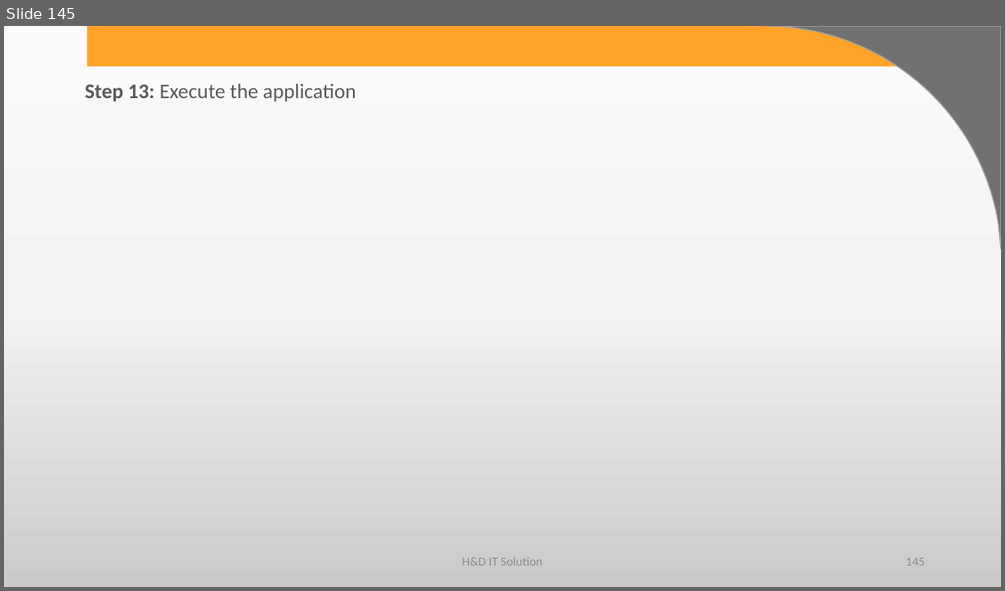
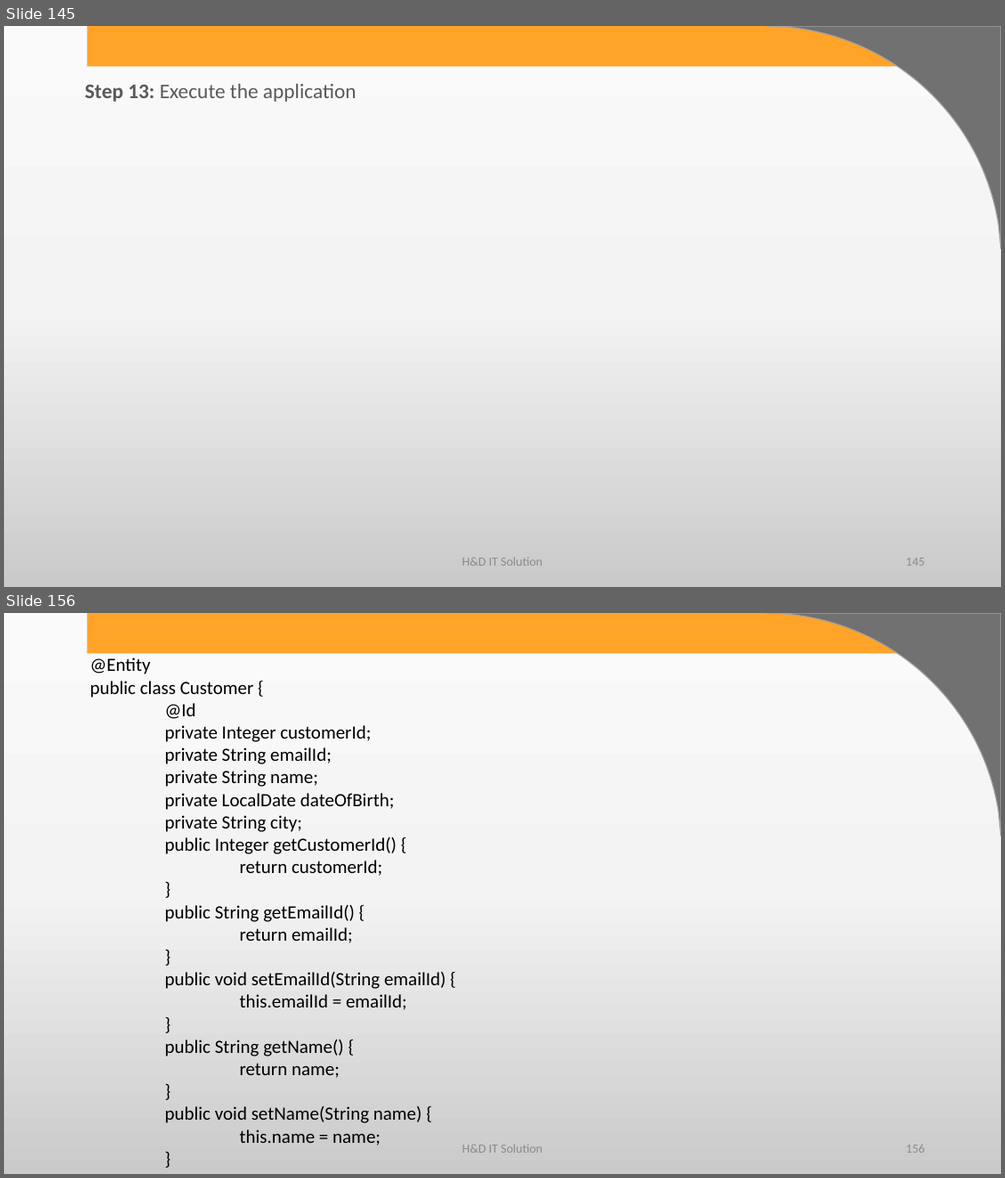
Before and after one commit to harshadasawant/spring_boot1, a slide deck: infinite/src/main/ppt/Persistence Layer using Spring Boot.pptx. Shown one above the other, each under a label of ours: slide 145 before the commit, slides 145 and 156 after it; the slides between them are not shown. The pictures are 1005x591 and 1005x1178 pixels, drawn with LibreOffice and Linux fonts; fonts in the diff are those of the drawing; background and template pictures are left out. Boxes give left, top, right and bottom in pixels: in the first picture for what was removed or moved away, otherwise in the second. Text is boxed around its words. In the diff, an @@ line names an element or a change of style, - is before the commit and + after.

```diff
--- a/infinite/src/main/ppt/Persistence Layer using Spring Boot.pptx
+++ b/infinite/src/main/ppt/Persistence Layer using Spring Boot.pptx
@@ slide 156 added at <box>4,613,1001,1174</box>, background gradient #FBFBFB to #F4F4F4 to #CBCBCB; not listed: 2 template elements that a slide beside it also shows @@
@@ text added at <box>90,657,446,1145</box>, 18 pt, text #000000 @@
+@Entity
+public class Customer {
+@Id
+private Integer customerId;
+private String emailId;
+private String name;
+private LocalDate dateOfBirth;
+private String city;
+public Integer getCustomerId() {
+return customerId;
+}
+public String getEmailId() {
+return emailId;
+}
+public void setEmailId(String emailId) {
+this.emailId = emailId;
+}
+public String getName() {
+return name;
+}
+public void setName(String name) {
+this.name = name;
+}
@@ text added at <box>462,1143,542,1152</box>, 12 pt, text #8C8C8C @@
+H&D IT Solution
@@ page number added at <box>906,1144,924,1152</box>, 12 pt, text #8C8C8C @@
+156
```
Also in this commit, not shown: 35 other slides added, 5 other files.
